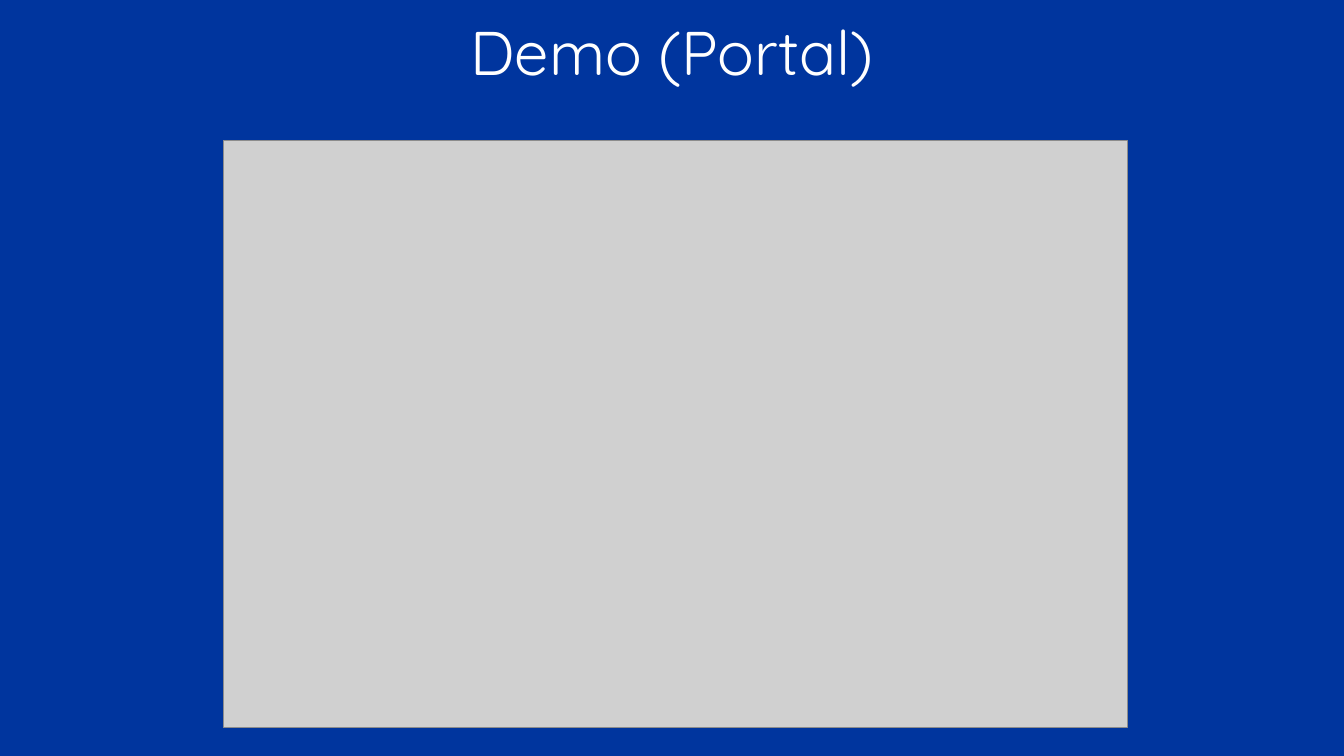
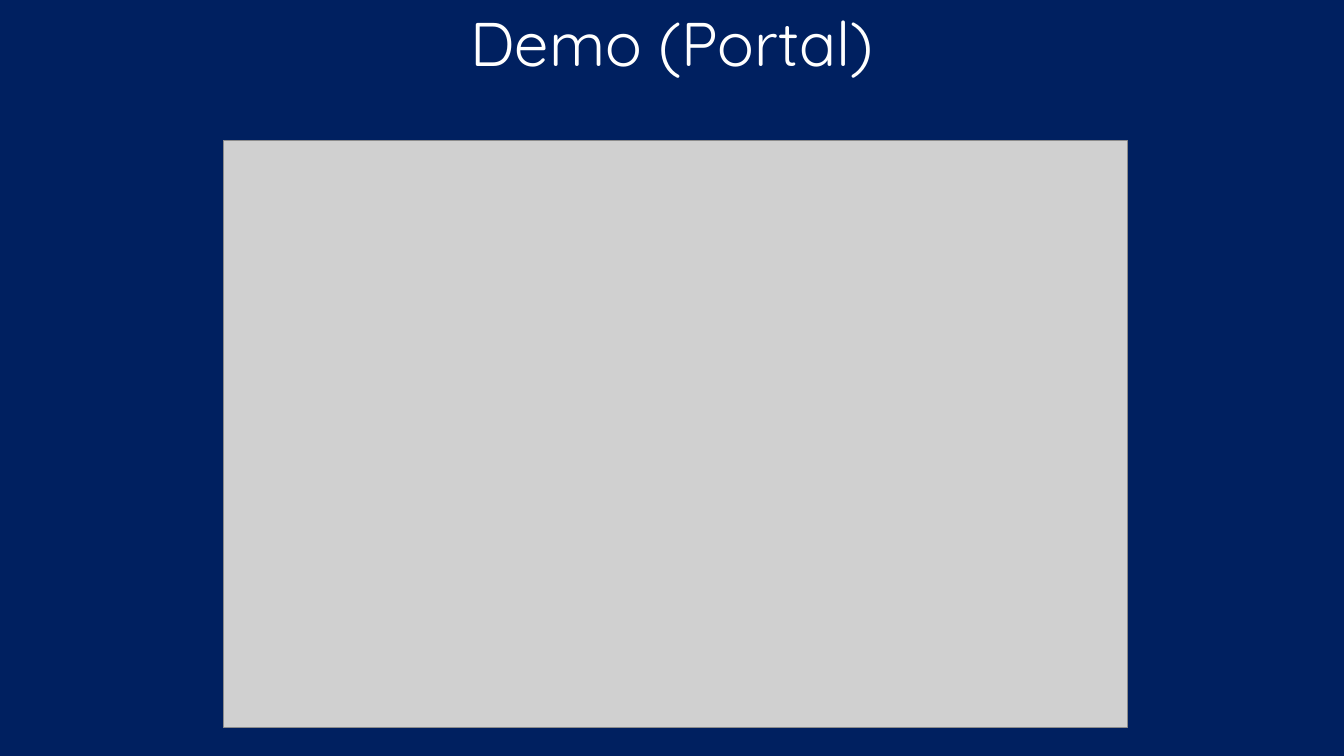
Before and after one commit to bcafferky/shared, a slide deck: slide 15 of FullAutomationWithPowerShell/PowerShellAzureFullAuto.pptx (slide 16 before the commit). Drawn at 1344x756 pixels with LibreOffice and Linux fonts; fonts in the diff are those of the drawing; grey boxes stand for pictures. Boxes give left, top, right and bottom in pixels: in the first picture for what was removed or moved away, otherwise in the second. Text is boxed around its words. In the diff, an @@ line names an element or a change of style, - is before the commit and + after.

```diff
--- a/FullAutomationWithPowerShell/PowerShellAzureFullAuto.pptx
+++ b/FullAutomationWithPowerShell/PowerShellAzureFullAuto.pptx
@@ background #00359E to #002060 @@
@@ rectangle "Demo (Portal)": place and size @@
-rectangle "Demo (Portal)" at [0, 9, 1344, 94]
+rectangle "Demo (Portal)" at [0, 0, 1344, 85]
@@ rectangle "Demo (Portal)" at [0, 0, 1344, 85]: fill #00359E to #002060; outline #00359E 0.75 pt to #002060 0.75 pt @@
@@ rectangle: place and size @@
-rectangle at [0, 94, 1344, 756]
+rectangle at [0, 85, 1344, 756]
@@ rectangle at [0, 85, 1344, 756]: fill #00359E to #002060; outline #00359E 1.25 pt to #002060 1.25 pt @@
```
Also in this commit, not shown: 40 other slides changed, 1 slide added, 2 slides removed, 36 other files.
